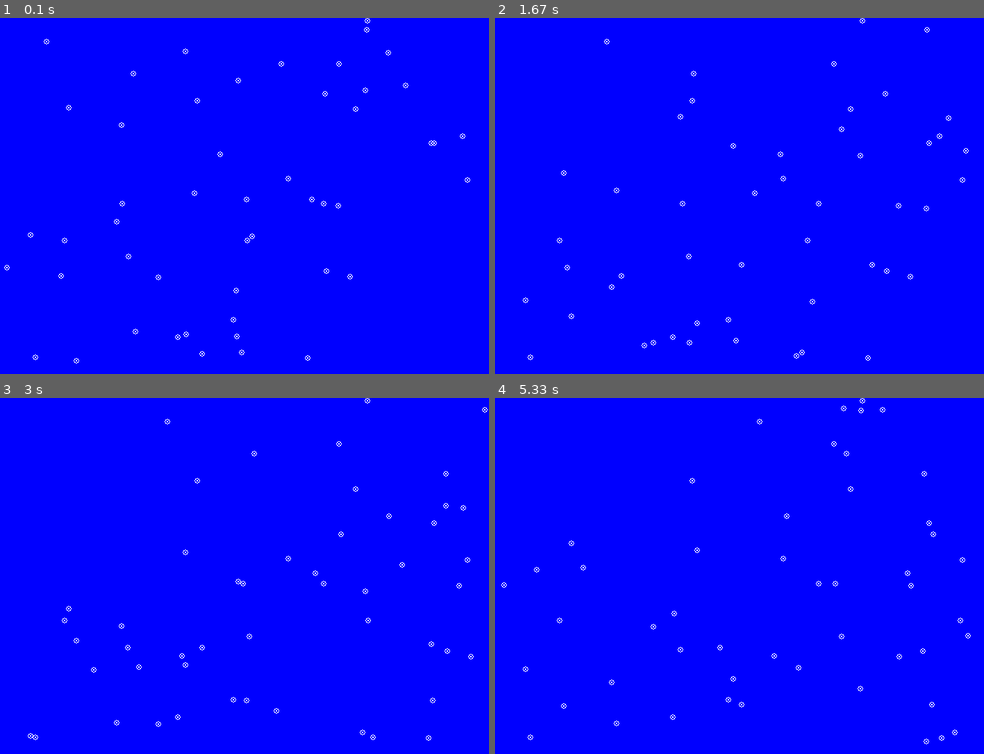
Above: before the commit, frames 1-4 (two rows, left to right).
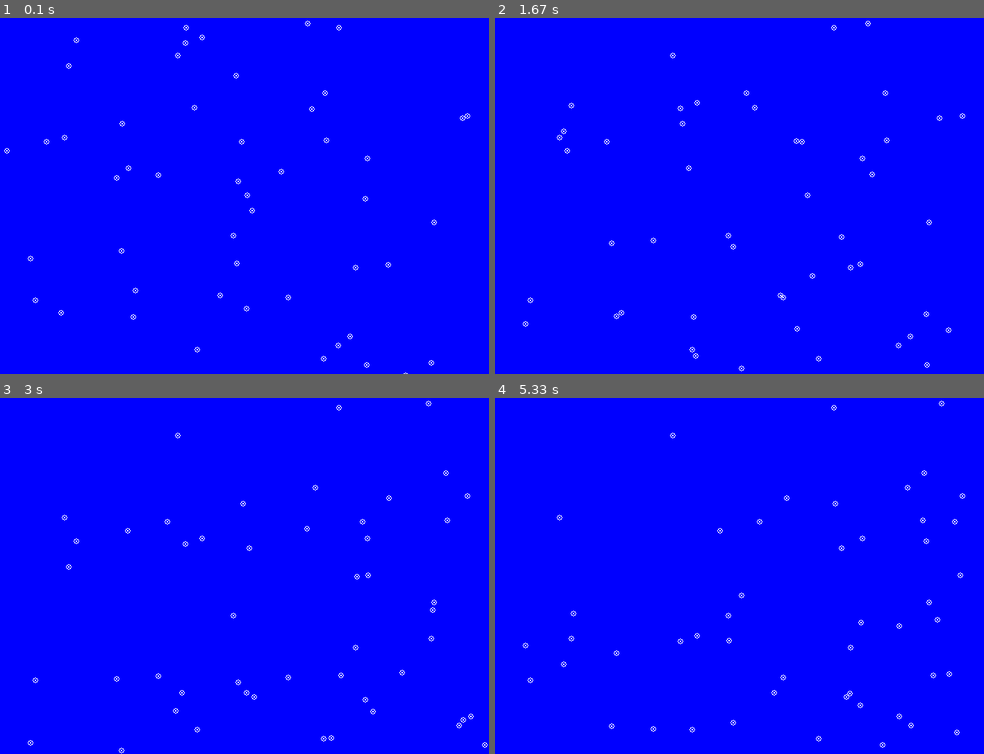
Above: after the commit, the same moments.

Repository: saegl5/myprojects
Game: pygame game, started from Codes/pygame_animation_snowfall_bouncing_part_2.py
Two runs of this game, one before a commit and one after it. Both use one fixed random seed, a clock stepped at 60 frames per second and the inputs below.
Inputs:
- Up to frame 1 (0.1 s): no input
- Up to frame 2 (1.67 s): no input
- Up to frame 3 (3 s): no input
- Up to frame 4 (5.33 s): no input

The runs differ from the first frame. In frame 1, 0.6% of the frame differs, in the area x 0-97%, y 0-100%; in frame 2, 0.7%; in frame 3, 0.7%, in the area x 5-100%, y 0-100%; in frame 4, 0.7%.

Commit message:
edited file

Diff:
--- a/Codes/pygame-graphics-snowfall/pygame_animation_snowfall_revisit.py
+++ b/Codes/pygame-graphics-snowfall/pygame_animation_snowfall_revisit.py
@@ -35,7 +35,7 @@
     # screen.fill(BLUE) # clear the screen, redundant
     # --- Drawing code
     screen.blit(background_image, (0, 0)) # copy the background image onto the screen starting at (0, 0)
-    for i in range(0, len(snowflakes)): # FOR each index in the list
+    for i in range(0, len(snowflakes)): # FOR each index in the list, could also use range(0, 50)
         # pygame.draw.circle(screen, WHITE, snowflakes[i], radius=r, width=1)
         pygame.draw.circle(screen, WHITE, snowflakes[i], radius=r, width=0)
         # pygame.draw.circle(screen, WHITE, snowflakes[i], radius=1, width=1)
--- a/Codes/pygame_animation_snowfall_bouncing_part_2.py
+++ b/Codes/pygame_animation_snowfall_bouncing_part_2.py
@@ -25,7 +25,8 @@
 
 for i in range(0, 50): # FOR fifty indices (i.e., each index between 0 and, but not including, 50)
     x = random.randrange(0, size[0]+1) # random number between 0 and, including, size[0]
-    y = random.randrange(0, size[1]+1) # random number between 0 and, including, size[1]
+    # y = random.randrange(-size[1], size[1]+1) # random number between 0 and, including, size[1], changed minimum to -size[1] to fill gap that would otherwise develop in animation
+    y = random.randrange(0, size[1]+1) # random number between 0 and, including, size[1], changed minimum to -size[1] to fill gap that would otherwise develop in animation, reverted
     snowflakes.append((x, y)) # create a list of random points
     snowflakes[i] = list(snowflakes[i]) # convert each point to a list (lists within a list), "list" is a class
     # increment.append(1) # for initially increasing y by 1 pixel for each point
@@ -41,7 +42,7 @@
     screen.fill(BLUE) # clear the screen, redundant
     # --- Drawing code
     # screen.blit(background_image, (0, 0)) # copy the background image onto the screen starting at (0, 0)
-    for i in range(0, len(snowflakes)): # FOR each index in the list
+    for i in range(0, len(snowflakes)): # FOR each index in the list, could also use range(0, 50)
         # pygame.draw.circle(screen, WHITE, snowflakes[i], radius=r, width=1)
         # pygame.draw.circle(screen, WHITE, snowflakes[i], radius=r, width=0)
         pygame.draw.circle(screen, WHITE, snowflakes[i], radius=r, width=1) # outline but do not fill to see centerpoint
@@ -52,6 +53,7 @@
         snowflakes[i][1] += y_increment[i]
         # if snowflakes[i][1] > size[1]+r: # IF snow flake has left the canvas, if outside loop and relies on mouse, trackpad or keyboard input becomes game logic too
         # if snowflakes[i][1] == size[1]-r: # IF snow flake has reached the canvas' bottom
+        # if snowflakes[i][1] == size[1]-r: # IF snowflake has reached the canvas' bottom
         if snowflakes[i][1] == size[1]-r or snowflakes[i][1] == r: # IF snowflake has reached the canvas' bottom or top
             # Recreate it
             # snowflakes[i][1] = random.randrange(0, size[1]+1)
@@ -63,7 +65,9 @@
             # increment[i] *= -1 # same as increment[i] = increment[i] * -1, reverses direction of movement
             x_increment[i] *= -1
             y_increment[i] *= -1
+        # elif increment[i] == -1 and snowflakes[i][1] == r: # IF snowflake has already bounced and has reached the canvas' top
         if snowflakes[i][0] == r or snowflakes[i][0] == size[0]-r: # IF snowflake has reached the canvas' left or right edge
+            # increment[i] *= -1 # reverses direction of movement, again
             x_increment[i] *= -1
             y_increment[i] *= -1
     # ----------------
--- a/Codes/pygame_animation_snowfall_part_4.py
+++ b/Codes/pygame_animation_snowfall_part_4.py
@@ -32,7 +32,7 @@
     screen.fill(BLUE) # clear the screen
     # --- Drawing code
     # for center_point in snowflakes: # FOR each item in the list
-    for i in range(0, len(snowflakes)): # FOR each index in the list
+    for i in range(0, len(snowflakes)): # FOR each index in the list, could also use range(0, 50)
         # pygame.draw.circle(screen, WHITE, center_point, radius=5, width=1)
         pygame.draw.circle(screen, WHITE, snowflakes[i], radius=5, width=1)
         # pygame.draw.circle(screen, WHITE, center_point, radius=1, width=1)
--- a/Codes/pygame_animation_snowfall_part_5.py
+++ b/Codes/pygame_animation_snowfall_part_5.py
@@ -33,7 +33,7 @@
     # --------------
     screen.fill(BLUE) # clear the screen
     # --- Drawing code
-    for i in range(0, len(snowflakes)): # FOR each index in the list
+    for i in range(0, len(snowflakes)): # FOR each index in the list, could also use range(0, 50)
         pygame.draw.circle(screen, WHITE, snowflakes[i], radius=r, width=1)
         pygame.draw.circle(screen, WHITE, snowflakes[i], radius=1, width=1)
         snowflakes[i][1] += 1 # increase y by 1 pixel for each point, if outside loop and relies on mouse, trackpad or keyboard input becomes game logic
--- a/Codes/pygame_sprites_part_1.py
+++ b/Codes/pygame_sprites_part_1.py
@@ -34,7 +34,7 @@
         self.image = pygame.Surface((width, height)) # foreground image using Surface class (makes a blank image like an embedded canvas), could also be loaded from the disk
         # self.image.fill(WHITE) # background of foreground image
         # self.image.set_colorkey(WHITE) # makes background color transparent
-        pygame.draw.rect(self.image, color, (0, 0, width, height), width=1) # foreground of foreground image, no longer put screen, this might be redundant for rectangles
+        pygame.draw.rect(self.image, color, (0, 0, width, height), width=0) # foreground of foreground image, no longer put screen, this might be redundant for rectangles
         self.rect = self.image.get_rect() # pair image with rectangle object (like a middle man), so we can give the image a position
 # ---------------------
 
--- a/Codes/pygame_sprites_part_2.py
+++ b/Codes/pygame_sprites_part_2.py
@@ -34,7 +34,7 @@
         self.image = pygame.Surface((width, height)) # foreground image using Surface class (makes a blank image like an embedded canvas), could also be loaded from the disk
         # self.image.fill(WHITE) # background of foreground image
         # self.image.set_colorkey(WHITE) # makes background color transparent
-        pygame.draw.rect(self.image, color, (0, 0, width, height), width=1) # foreground of foreground image, no longer put screen, this might be redundant for rectangles
+        pygame.draw.rect(self.image, color, (0, 0, width, height), width=0) # foreground of foreground image, no longer put screen, this might be redundant for rectangles
         self.rect = self.image.get_rect() # pair image with rectangle object (like a middle man), so we can give the image a position
     def update(self):
         self.rect.y += 1 # increase y by 1 pixel
